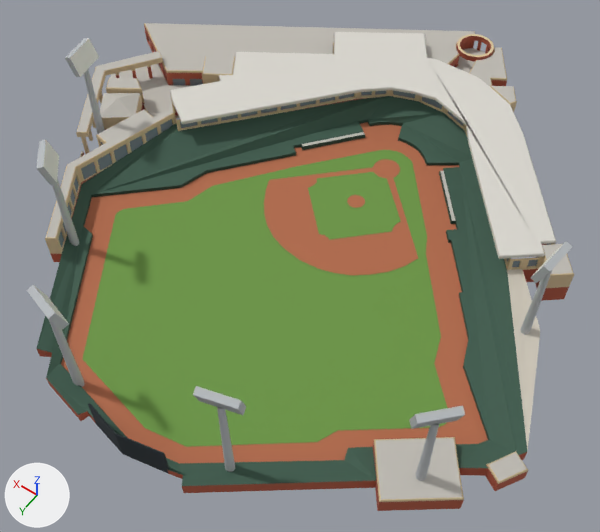
What one commit did to the glTF model landmarks/models/truist-field.glb.
Rendered twice from a camera (50 mm lens) standing at (-100.0, 141.0, 196.0) and looking at (-11.0, 16.0, 0.0). Lighting does not change. The marker at lower left points along +X, +Y and +Z. The older version comes first. Vertices at exactly the same position are counted once.

The scene before the commit, as lines of its bpy script (objects in view):
```python
me_truist_field = bpy.data.meshes.new('Truist Field')
me_truist_field.from_pydata(...)  # 2509 vertices, 3995 faces; spans x -96.0..99.0, y -105.0..92.0, z 0.0..40.0
me_truist_field.materials.append(mat_brick)  # brown #b15941
me_truist_field.materials.append(mat_tan_precast)  # beige #d7c099
me_truist_field.materials.append(mat_windows)  # greyish blue #7e8c96
me_truist_field.materials.append(mat_roof)  # grey #bebbb3
me_truist_field.materials.append(mat_canopy)  # light grey #dad7cf
me_truist_field.materials.append(mat_concourse)  # light grey #cac3b6
me_truist_field.materials.append(mat_seats)  # dark green #3c594b
me_truist_field.materials.append(mat_field_wall)  # dark green #2a493c
me_truist_field.materials.append(mat_grass)  # green #6a9542
me_truist_field.materials.append(mat_infield_dirt)  # brown #b16949
me_truist_field.materials.append(mat_metal)  # grey #b6bbbd
me_truist_field.materials.append(mat_lamps)  # white #e5e5dd
me_truist_field.materials.append(mat_scoreboard)  # dark grey #273035
ob_truist_field = bpy.data.objects.new('Truist Field', me_truist_field)
ob_truist_field.location = (0.0, 0.0, 0.0)
```
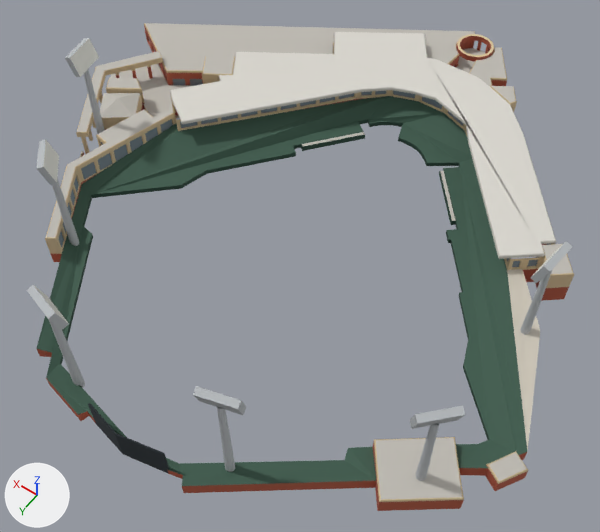
The change, as a diff of the scene's bpy script:
```diff
--- a/landmarks/models/truist-field.glb.py
+++ b/landmarks/models/truist-field.glb.py
@@ me_truist_field @@
 # used by ob_truist_field; location = (0.0, 0.0, 0.0)
-me_truist_field.from_pydata(...)  # 2509 vertices, 3995 faces; spans x -96.0..99.0, y -105.0..92.0, z 0.0..40.0
+me_truist_field.from_pydata(...)  # 2353 vertices, 3849 faces; spans x -96.0..99.0, y -105.0..92.0, z 0.0..40.0
+# me_truist_field part 1: the loose piece of 49 vertices spanning x -84.0..59.0, y -53.0..89.0, z 0.0 is deleted
+# me_truist_field part 2: the loose piece of 31 vertices spanning x -38.0..17.0, y -37.0..15.0, z 1.0 is deleted
+# me_truist_field part 3: the loose piece of 30 vertices spanning x -72.0..48.0, y -42.0..83.0, z 0.0 is deleted
+# me_truist_field part 4: the loose piece of 27 vertices spanning x -27.0..5.0, y -29.0..4.0, z 1.0 is deleted
+# me_truist_field part 5: the loose piece of 19 vertices spanning x -14.0..-8.0, y -17.0..-12.0, z 1.0 is deleted
 me_truist_field.materials.append(mat_brick)
@@ me_truist_field @@
 me_truist_field.materials.append(mat_field_wall)
-me_truist_field.materials.append(mat_grass)  # green #6a9542
-me_truist_field.materials.append(mat_infield_dirt)  # brown #b16949
 me_truist_field.materials.append(mat_metal)
```

Pixel boxes [x1, y1, x2, y2] of what changed, in the pictures (600 x 532 px):
part 1 of me_truist_field, deleted (brown): before [61, 122, 488, 464]
part 2 of me_truist_field, deleted (brown): before [264, 159, 418, 275]
part 3 of me_truist_field, deleted (green): before [83, 150, 447, 447]
part 4 of me_truist_field, deleted (green): before [308, 172, 401, 240]
part 5 of me_truist_field, deleted: before [347, 195, 365, 208]
